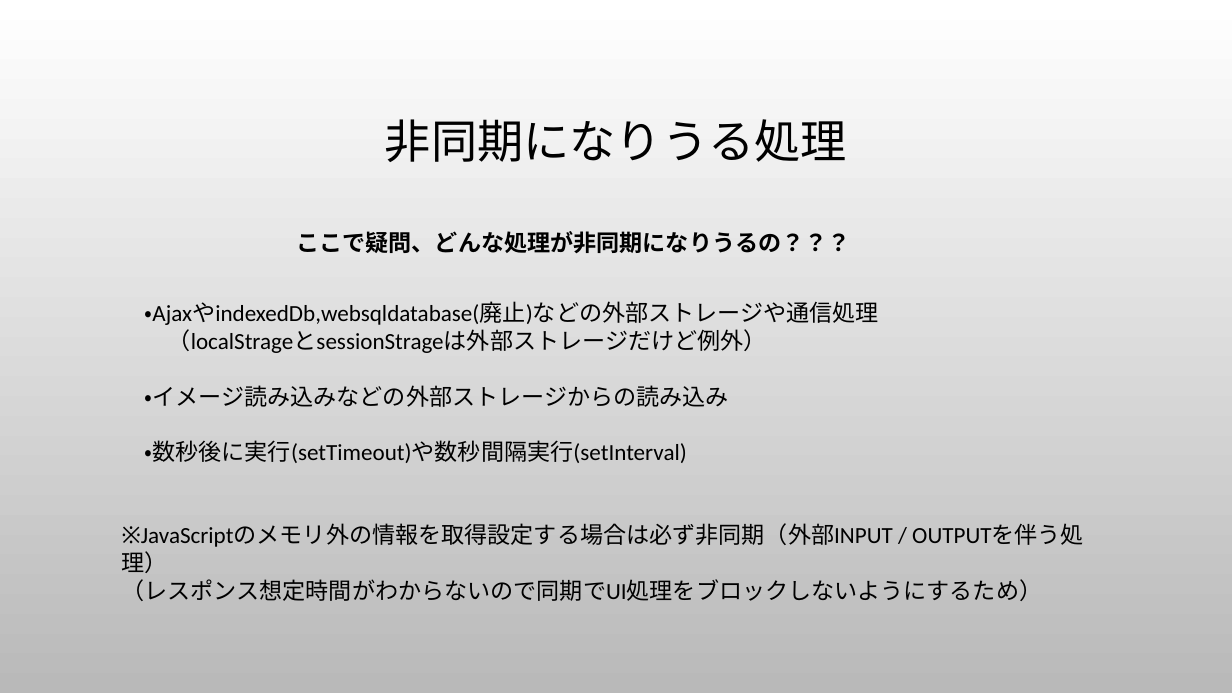
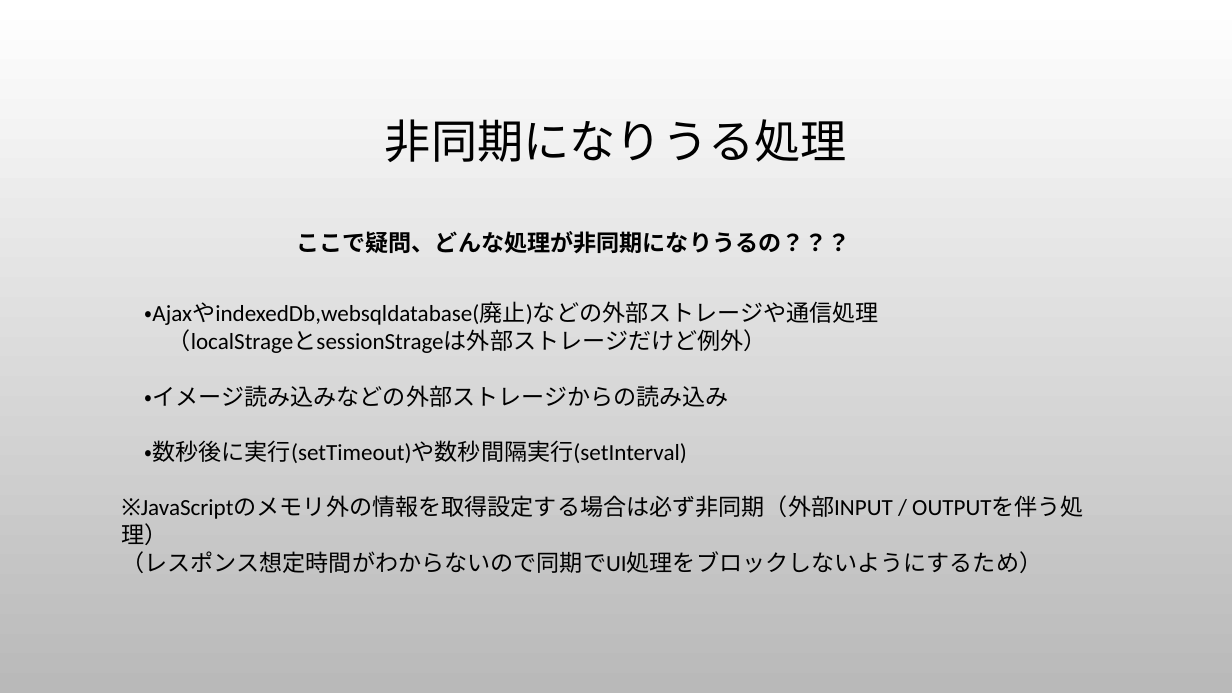
Before and after one commit to hideki-uemura/jsasync_question, a slide deck: slide 22 of 本当は難しいJavaScriptの話.pptx. Drawn at 1232x693 pixels with LibreOffice and Linux fonts; fonts in the diff are those of the drawing; background and template pictures are left out. Boxes give left, top, right and bottom in pixels: in the first picture for what was removed or moved away, otherwise in the second. Text is boxed around its words. In the diff, an @@ line names an element or a change of style, - is before the commit and + after.

```diff
--- a/本当は難しいJavaScriptの話.pptx
+++ b/本当は難しいJavaScriptの話.pptx
@@ text "・AjaxやindexedDb,websqldatabase(廃止)などの外部ストレージや通信処理" rewrapped from (122,301,1043,601) to (122,301,1043,573) @@
```
Also in this commit, not shown: 10 other slides changed, 1 slide added.
